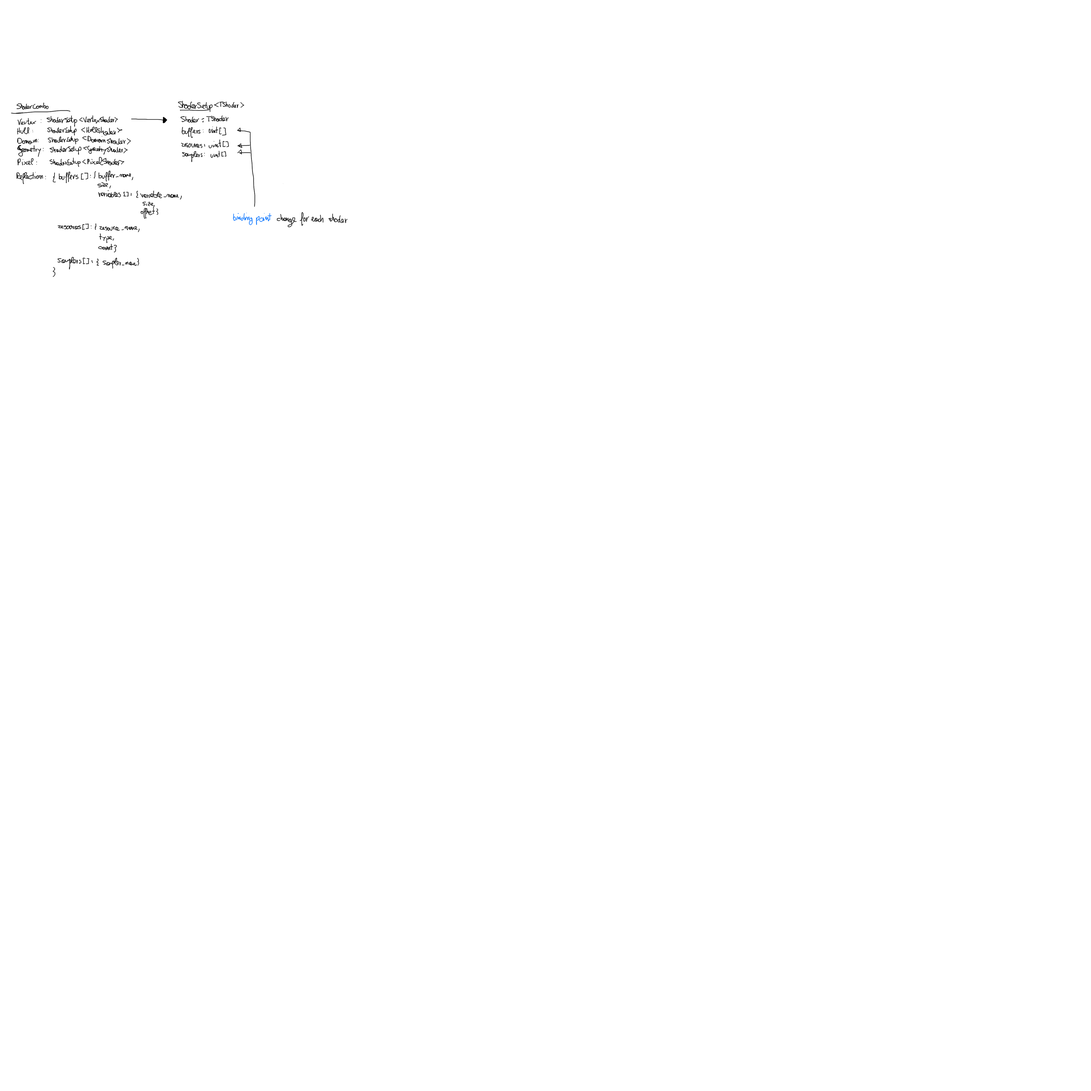
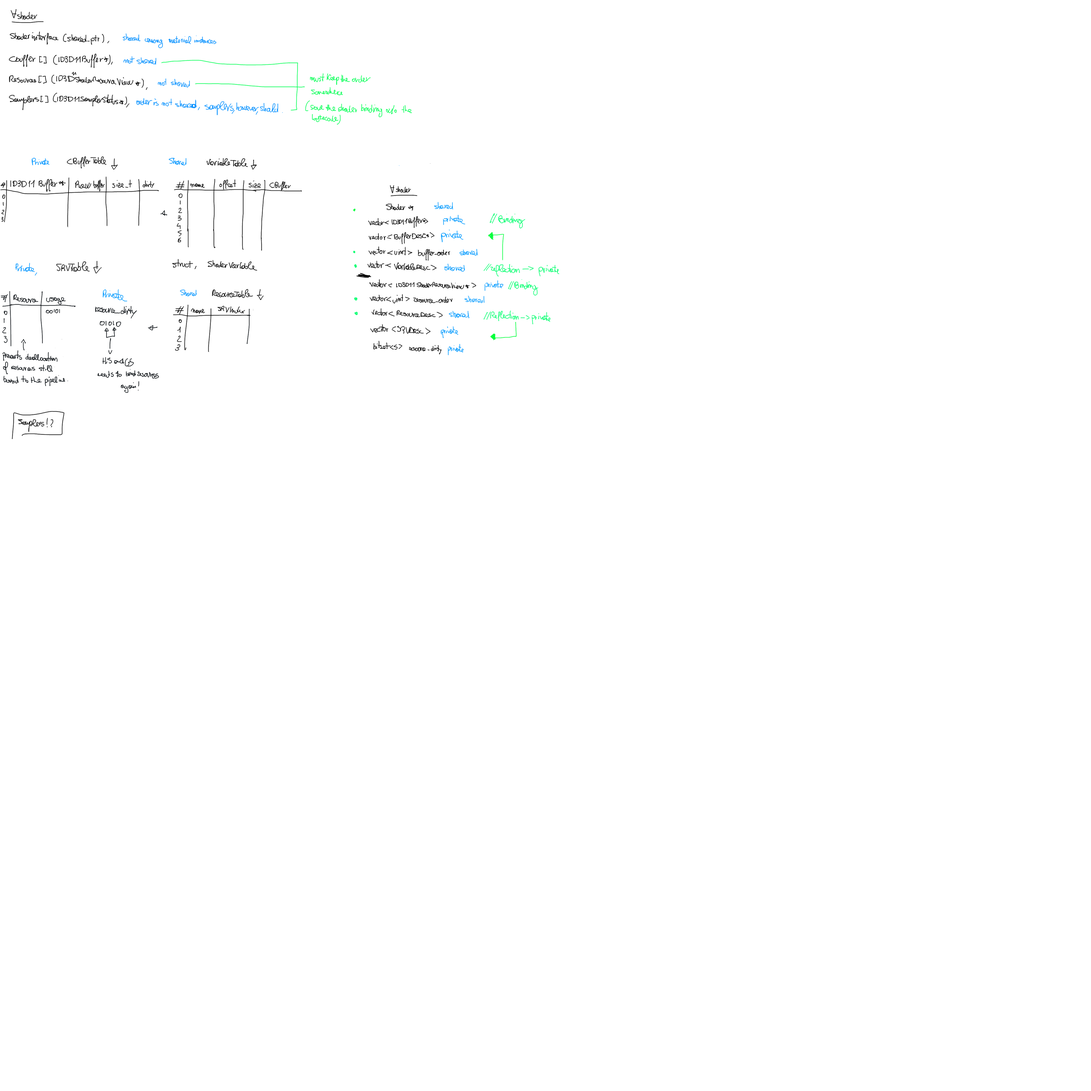
Layered file, before and after one edit (1091x1091). Changes by layer:
painted on "Background" over bbox(0, 9, 560, 440)
